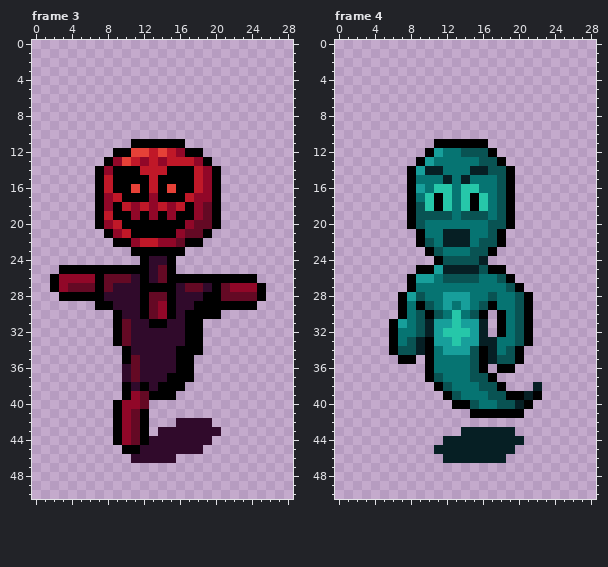
A pixel-art file gets an edit: Succubus/Sprites/HellOpponents.aseprite. The picture above was drawn from the file before the commit.
29x51 pixels, 6 frames. Shown: frame 3, frame 4. The commit also changed other frames, which this record leaves out.
After the commit:
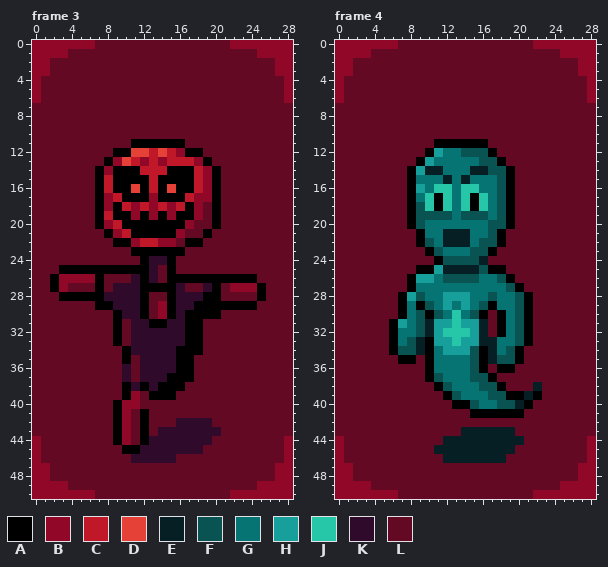
Palette (. is transparent): A #000000  B #910728  C #c01828  D #e64137  E #061f24  F #095353  G #067472  H #179f9b  J #26c7a9  K #300a2b  L #640924
What changed:
layer "Background" now shown
--- frame 3, layer "Background"
@@ x 0..28 @@
- 0 .............................
- 1 .............................
- 2 .............................
- 3 .............................
- 4 .............................
- 5 .............................
- 6 .............................
- 7 .............................
- 8 .............................
- 9 .............................
-10 .............................
-11 ...........AAAAAA............
-12 .........AADDCDCBAA..........
-13 ........ABDCBCBCCCBA.........
-14 .......ABAAACCCAAACBA........
-15 .......ACAAAACAAAACBA........
-16 .......ACAADACADAACBA........
-17 .......ABCAAABAAACBBA........
-18 .......ABACBCBCBCABLA........
-19 .......ACAABABABAABLA........
-20 .......ABCAAAAAAABLLA........
-21 ........ABCAAAAABLLA.........
-22 .........AABCCBBLAA..........
-23 ...........AAAAAA............
-24 ............AKKA.............
-25 ...AAAAAAAAAAKLA.............
-26 ..ABBBBALLLKAKLAAAAAAAAAA....
-27 ..ABLLLALKKKAAAAKLLKALBBBA...
-28 ...AAAAAKKKKALLAKKKAALLLLA...
-29 .......AAKKKALBAKKAAAAAAA....
-30 .........AKKALBAKAAAA........
-31 .........ALKKAAKKAA..........
-32 .........ALKKKKKKAA..........
-33 .........ALKKKKKKAA..........
-34 ..........AKKKKKAAA..........
-35 ..........ALKKKKAA...........
-36 ..........KLKKKKAA...........
-37 ..........KLKKKAAA...........
-38 ..........AKAKAAA............
-39 ..........ABLAAA.............
-40 .........ABBL................
-41 .........ABLA................
-42 .........ABLA...KKKK.........
-43 .........ABLA.KKKKKKK........
-44 .........ABLAKKKKKKK.........
-45 ..........AAKKKKKKK..........
-46 ...........KKKKK.............
-47 .............................
-48 .............................
-49 .............................
-50 .............................
+ 0 BBBBBBBLLLLLLLLLLLLLLLBBBBBBB
+ 1 BBBBLLLLLLLLLLLLLLLLLLLLLBBBB
+ 2 BBLLLLLLLLLLLLLLLLLLLLLLLLLBB
+ 3 BBLLLLLLLLLLLLLLLLLLLLLLLLLBB
+ 4 BLLLLLLLLLLLLLLLLLLLLLLLLLLLB
+ 5 BLLLLLLLLLLLLLLLLLLLLLLLLLLLB
+ 6 BLLLLLLLLLLLLLLLLLLLLLLLLLLLB
+ 7 LLLLLLLLLLLLLLLLLLLLLLLLLLLLL
+ 8 LLLLLLLLLLLLLLLLLLLLLLLLLLLLL
+ 9 LLLLLLLLLLLLLLLLLLLLLLLLLLLLL
+10 LLLLLLLLLLLLLLLLLLLLLLLLLLLLL
+11 LLLLLLLLLLLAAAAAALLLLLLLLLLLL
+12 LLLLLLLLLAADDCDCBAALLLLLLLLLL
+13 LLLLLLLLABDCBCBCCCBALLLLLLLLL
+14 LLLLLLLABAAACCCAAACBALLLLLLLL
+15 LLLLLLLACAAAACAAAACBALLLLLLLL
+16 LLLLLLLACAADACADAACBALLLLLLLL
+17 LLLLLLLABCAAABAAACBBALLLLLLLL
+18 LLLLLLLABACBCBCBCABLALLLLLLLL
+19 LLLLLLLACAABABABAABLALLLLLLLL
+20 LLLLLLLABCAAAAAAABLLALLLLLLLL
+21 LLLLLLLLABCAAAAABLLALLLLLLLLL
+22 LLLLLLLLLAABCCBBLAALLLLLLLLLL
+23 LLLLLLLLLLLAAAAAALLLLLLLLLLLL
+24 LLLLLLLLLLLLAKKALLLLLLLLLLLLL
+25 LLLAAAAAAAAAAKLALLLLLLLLLLLLL
+26 LLABBBBALLLKAKLAAAAAAAAAALLLL
+27 LLABLLLALKKKAAAAKLLKALBBBALLL
+28 LLLAAAAAKKKKALLAKKKAALLLLALLL
+29 LLLLLLLAAKKKALBAKKAAAAAAALLLL
+30 LLLLLLLLLAKKALBAKAAAALLLLLLLL
+31 LLLLLLLLLALKKAAKKAALLLLLLLLLL
+32 LLLLLLLLLALKKKKKKAALLLLLLLLLL
+33 LLLLLLLLLALKKKKKKAALLLLLLLLLL
+34 LLLLLLLLLLAKKKKKAAALLLLLLLLLL
+35 LLLLLLLLLLALKKKKAALLLLLLLLLLL
+36 LLLLLLLLLLKLKKKKAALLLLLLLLLLL
+37 LLLLLLLLLLKLKKKAAALLLLLLLLLLL
+38 LLLLLLLLLLAKAKAAALLLLLLLLLLLL
+39 LLLLLLLLLLABLAAALLLLLLLLLLLLL
+40 LLLLLLLLLABBLLLLLLLLLLLLLLLLL
+41 LLLLLLLLLABLALLLLLLLLLLLLLLLL
+42 LLLLLLLLLABLALLLKKKKLLLLLLLLL
+43 LLLLLLLLLABLALKKKKKKKLLLLLLLL
+44 BLLLLLLLLABLAKKKKKKKLLLLLLLLB
+45 BLLLLLLLLLAAKKKKKKKLLLLLLLLLB
+46 BLLLLLLLLLLKKKKKLLLLLLLLLLLLB
+47 BBLLLLLLLLLLLLLLLLLLLLLLLLLBB
+48 BBLLLLLLLLLLLLLLLLLLLLLLLLLBB
+49 BBBBLLLLLLLLLLLLLLLLLLLLLBBBB
+50 BBBBBBBLLLLLLLLLLLLLLLBBBBBBB
--- frame 4, layer "Background"
@@ x 0..28 @@
- 0 .............................
- 1 .............................
- 2 .............................
- 3 .............................
- 4 .............................
- 5 .............................
- 6 .............................
- 7 .............................
- 8 .............................
- 9 .............................
-10 .............................
-11 ...........AAAAAA............
-12 ..........AHGGFFFA...........
-13 .........AHGGGGGFFA..........
-14 ........AHEEGGGEEFFA.........
-15 ........AGGGEGEGGGFA.........
-16 ........AHGJJGJJGGFA.........
-17 ........AGJAJGJAJGFA.........
-18 ........AFJAJGJAJGFA.........
-19 ........AFFFFGFFFGFA.........
-20 ........AFGGGGGGGFFA.........
-21 .........AGGEEEGGFA..........
-22 .........AFGEEEGFFA..........
-23 ..........AFGGGFFA...........
-24 ...........AFFFFE............
-25 .........AAHEEEEFAA..........
-26 ........AHHGFFFFGGFA.........
-27 ........AGGGGGGGGGGFA........
-28 .......AHFGGHHHGGFGGFA.......
-29 .......AGAFGHGHGFAGGFA.......
-30 .......AGFAFGJGFA.AGFA.......
-31 ......AHGFEHHJHHE.AGFA.......
-32 ......AGGFEHJJJHE.AGFA.......
-33 ......AGFEAHHJHHEEGGFA.......
-34 ......AFFEAGHHHFAEGFA........
-35 .......AA.AGGGGFAEFFA........
-36 ..........AGGGGFA.AA.........
-37 ..........AFGGGFFA...........
-38 ...........AFGGGFFA...E......
-39 ............AFGGGFFAAEA......
-40 .............AAFGGFFEA.......
-41 ...............AAAAAA........
-42 .............................
-43 ..............EEEEEE.........
-44 ............EEEEEEEEE........
-45 ...........EEEEEEEEE.........
-46 ............EEEEEEE..........
-47 .............................
-48 .............................
-49 .............................
-50 .............................
+ 0 BBBBBBBLLLLLLLLLLLLLLLBBBBBBB
+ 1 BBBBLLLLLLLLLLLLLLLLLLLLLBBBB
+ 2 BBLLLLLLLLLLLLLLLLLLLLLLLLLBB
+ 3 BBLLLLLLLLLLLLLLLLLLLLLLLLLBB
+ 4 BLLLLLLLLLLLLLLLLLLLLLLLLLLLB
+ 5 BLLLLLLLLLLLLLLLLLLLLLLLLLLLB
+ 6 BLLLLLLLLLLLLLLLLLLLLLLLLLLLB
+ 7 LLLLLLLLLLLLLLLLLLLLLLLLLLLLL
+ 8 LLLLLLLLLLLLLLLLLLLLLLLLLLLLL
+ 9 LLLLLLLLLLLLLLLLLLLLLLLLLLLLL
+10 LLLLLLLLLLLLLLLLLLLLLLLLLLLLL
+11 LLLLLLLLLLLAAAAAALLLLLLLLLLLL
+12 LLLLLLLLLLAHGGFFFALLLLLLLLLLL
+13 LLLLLLLLLAHGGGGGFFALLLLLLLLLL
+14 LLLLLLLLAHEEGGGEEFFALLLLLLLLL
+15 LLLLLLLLAGGGEGEGGGFALLLLLLLLL
+16 LLLLLLLLAHGJJGJJGGFALLLLLLLLL
+17 LLLLLLLLAGJAJGJAJGFALLLLLLLLL
+18 LLLLLLLLAFJAJGJAJGFALLLLLLLLL
+19 LLLLLLLLAFFFFGFFFGFALLLLLLLLL
+20 LLLLLLLLAFGGGGGGGFFALLLLLLLLL
+21 LLLLLLLLLAGGEEEGGFALLLLLLLLLL
+22 LLLLLLLLLAFGEEEGFFALLLLLLLLLL
+23 LLLLLLLLLLAFGGGFFALLLLLLLLLLL
+24 LLLLLLLLLLLAFFFFELLLLLLLLLLLL
+25 LLLLLLLLLAAHEEEEFAALLLLLLLLLL
+26 LLLLLLLLAHHGFFFFGGFALLLLLLLLL
+27 LLLLLLLLAGGGGGGGGGGFALLLLLLLL
+28 LLLLLLLAHFGGHHHGGFGGFALLLLLLL
+29 LLLLLLLAGAFGHGHGFAGGFALLLLLLL
+30 LLLLLLLAGFAFGJGFALAGFALLLLLLL
+31 LLLLLLAHGFEHHJHHELAGFALLLLLLL
+32 LLLLLLAGGFEHJJJHELAGFALLLLLLL
+33 LLLLLLAGFEAHHJHHEEGGFALLLLLLL
+34 LLLLLLAFFEAGHHHFAEGFALLLLLLLL
+35 LLLLLLLAALAGGGGFAEFFALLLLLLLL
+36 LLLLLLLLLLAGGGGFALAALLLLLLLLL
+37 LLLLLLLLLLAFGGGFFALLLLLLLLLLL
+38 LLLLLLLLLLLAFGGGFFALLLELLLLLL
+39 LLLLLLLLLLLLAFGGGFFAAEALLLLLL
+40 LLLLLLLLLLLLLAAFGGFFEALLLLLLL
+41 LLLLLLLLLLLLLLLAAAAAALLLLLLLL
+42 LLLLLLLLLLLLLLLLLLLLLLLLLLLLL
+43 LLLLLLLLLLLLLLEEEEEELLLLLLLLL
+44 BLLLLLLLLLLLEEEEEEEEELLLLLLLB
+45 BLLLLLLLLLLEEEEEEEEELLLLLLLLB
+46 BLLLLLLLLLLLEEEEEEELLLLLLLLLB
+47 BBLLLLLLLLLLLLLLLLLLLLLLLLLBB
+48 BBLLLLLLLLLLLLLLLLLLLLLLLLLBB
+49 BBBBLLLLLLLLLLLLLLLLLLLLLBBBB
+50 BBBBBBBLLLLLLLLLLLLLLLBBBBBBB
Pixel boxes of the changes (left, top, right, bottom) in both pictures:
added: (32, 40, 293, 499)
added: (335, 40, 596, 499)
